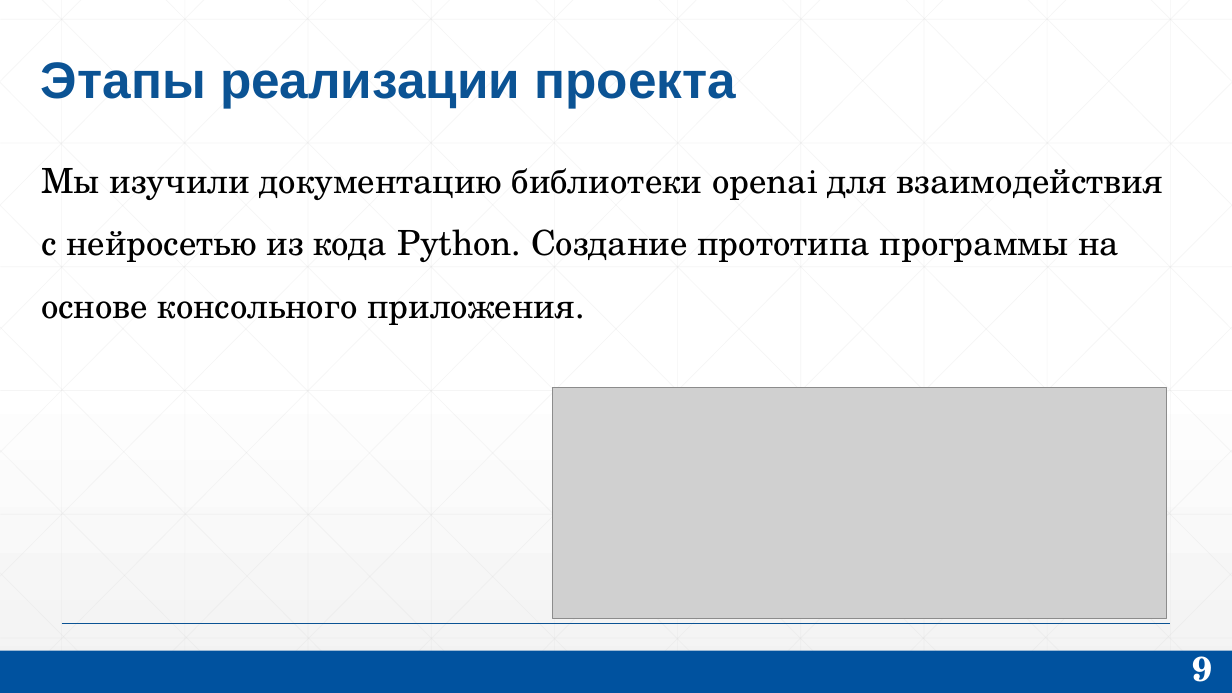
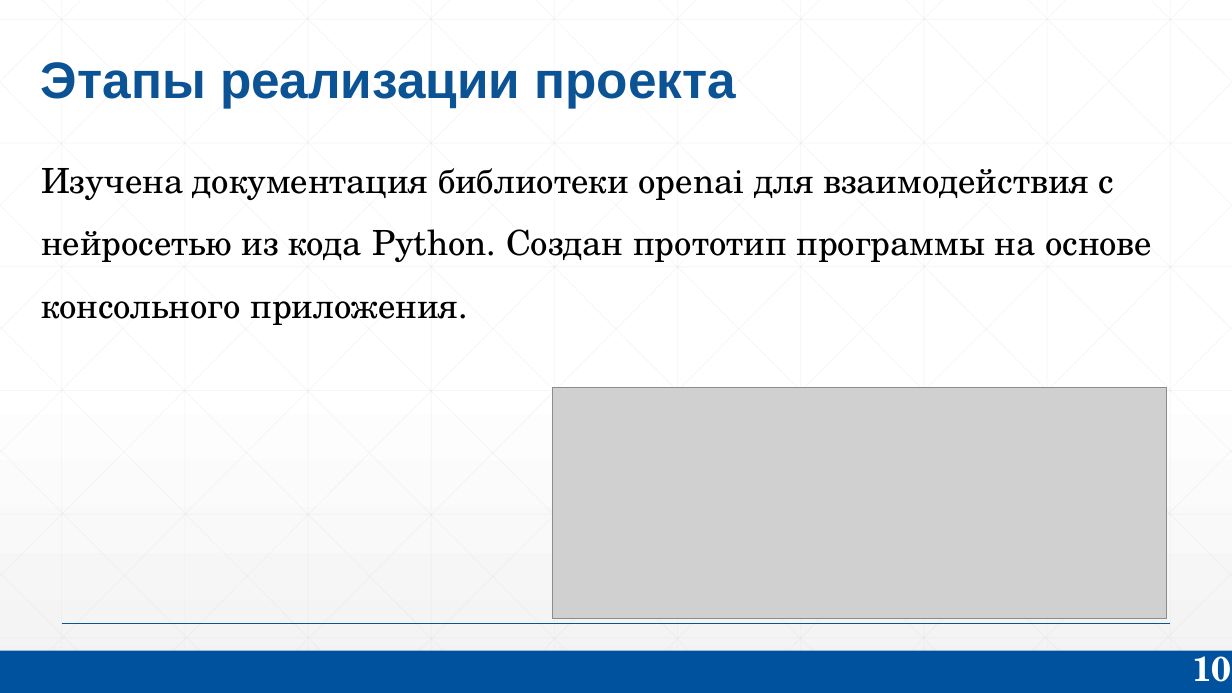
Before and after one commit to KorolOrol/OPDDungeonMaster, a slide deck: slide 10 of Презентейшн.pptx (slide 9 before the commit). Drawn at 1232x693 pixels with LibreOffice and Linux fonts; fonts in the diff are those of the drawing; grey boxes stand for pictures. Boxes give left, top, right and bottom in pixels: in the first picture for what was removed or moved away, otherwise in the second. Text is boxed around its words. In the diff, an @@ line names an element or a change of style, - is before the commit and + after.

```diff
--- a/Презентейшн.pptx
+++ b/Презентейшн.pptx
@@ text at <box>41,168,1152,325</box>: text changed @@
-Мы изучили документацию библиотеки openai для взаимодействия с нейросетью из кода Python. Создание прототипа программы на основе консольного приложения.
+Изучена документация библиотеки openai для взаимодействия с нейросетью из кода Python. Создан прототип программы на основе консольного приложения.
@@ page number at <box>1192,646,1232,682</box>: text changed @@
-9
+10
```
Also in this commit, not shown: 12 other slides changed, 1 slide added, 2 other files.
